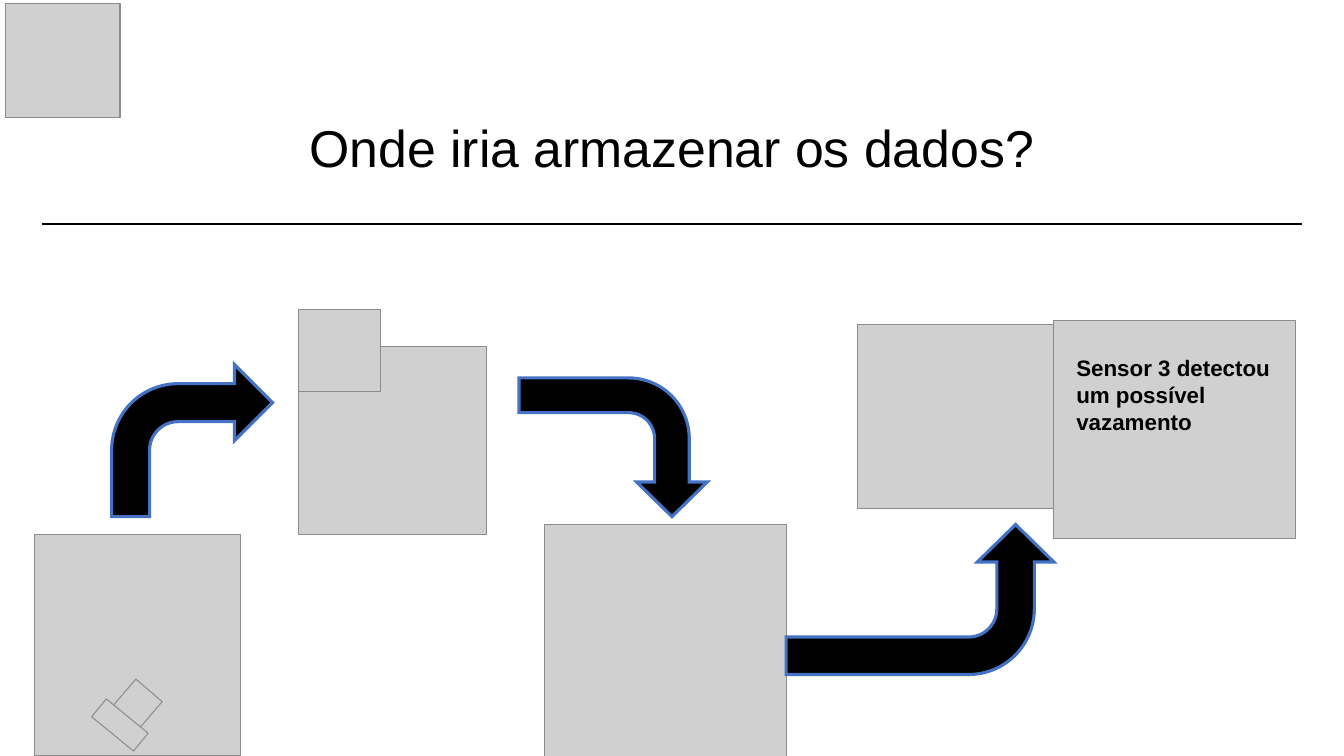
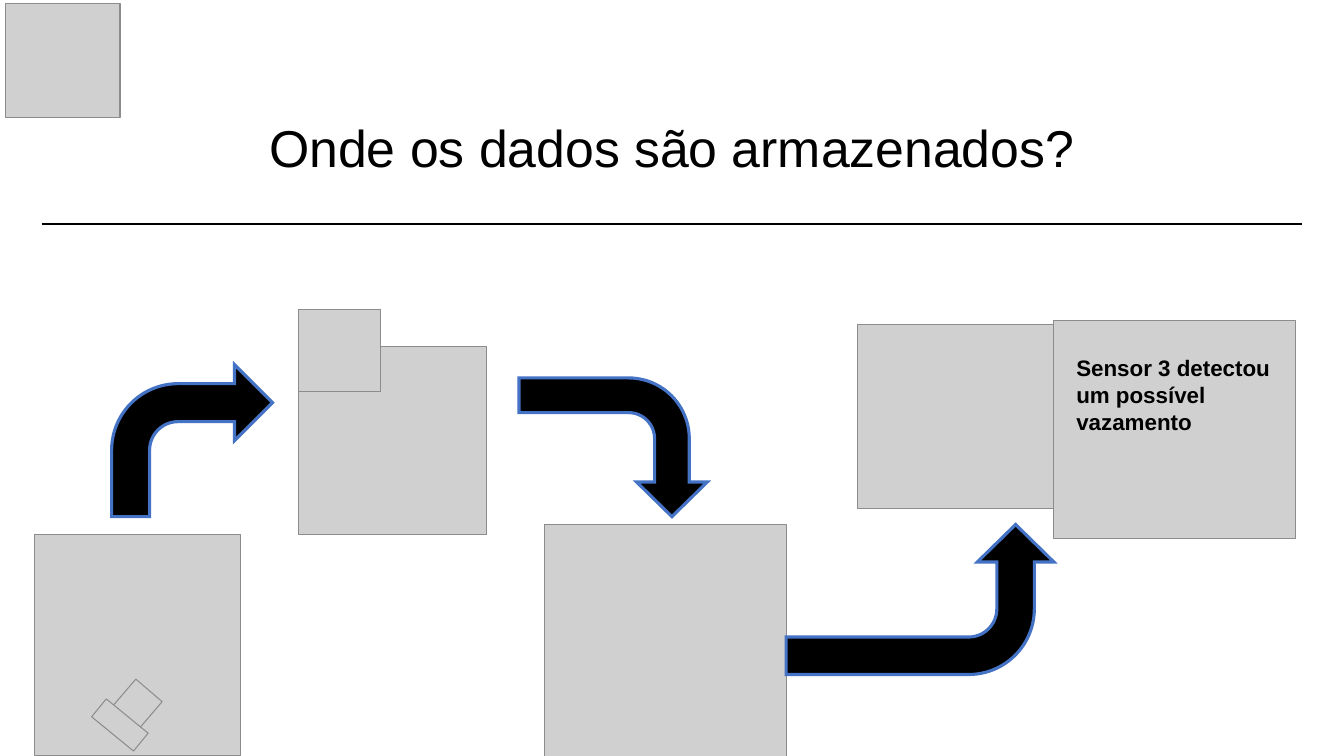
Before and after one commit to franklin-silva41/PROJETO-SENSOR-DE-UMIDADE, a slide deck: slide 9 of SUSTABIL - Apresentação real.pptx (slide 7 before the commit). Drawn at 1344x756 pixels with LibreOffice and Linux fonts; fonts in the diff are those of the drawing; grey boxes stand for pictures. Boxes give left, top, right and bottom in pixels: in the first picture for what was removed or moved away, otherwise in the second. Text is boxed around its words. In the diff, an @@ line names an element or a change of style, - is before the commit and + after.

```diff
--- a/SUSTABIL - Apresentação real.pptx
+++ b/SUSTABIL - Apresentação real.pptx
@@ title at <box>269,129,1074,168</box>: text changed @@
-Onde iria armazenar os dados?
+Onde os dados são armazenados?
```
Also in this commit, not shown: 2 other slides changed, 6 slides added, 1 other file.
